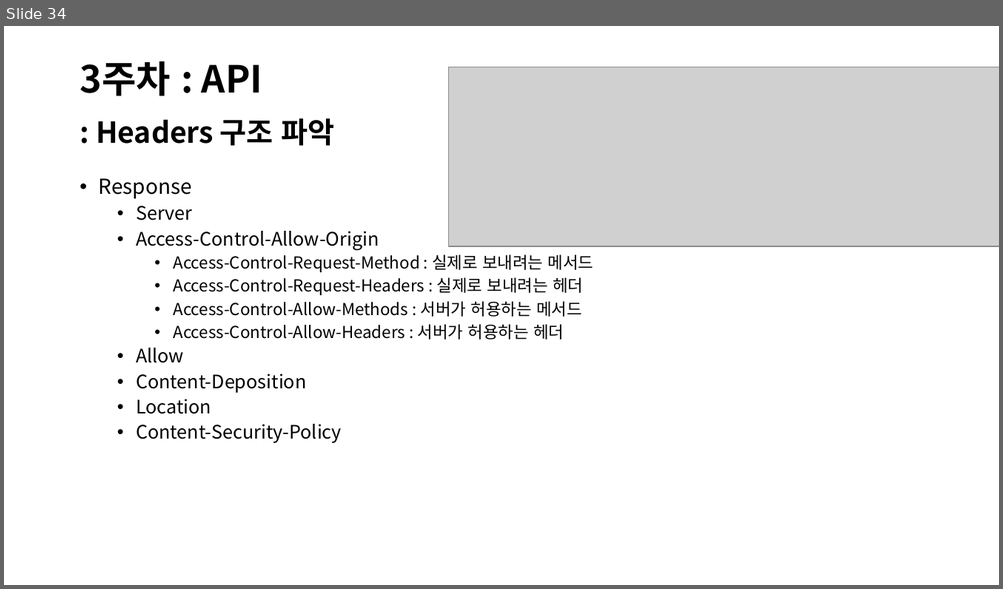
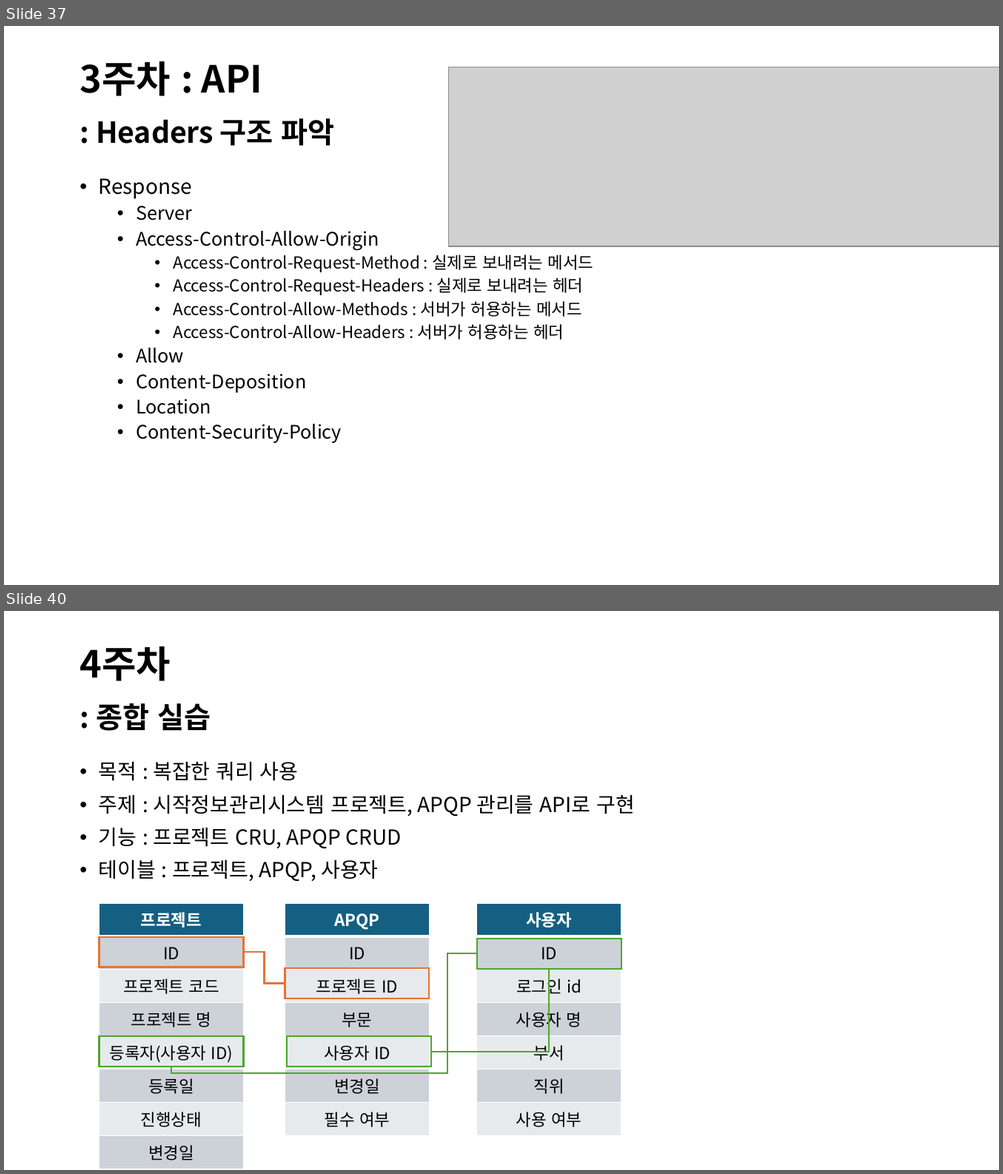
Before and after one commit to jiyoon-choii/Iochord_study_java-2024-, a slide deck: JAVA 프로젝트.pptx. Shown one above the other, each under a label of ours: slide 34 before the commit, slides 37 and 40 after it; the slides between them are not shown. The pictures are 1003x589 and 1003x1174 pixels, drawn with LibreOffice and Linux fonts; fonts in the diff are those of the drawing; grey boxes stand for pictures. Boxes give left, top, right and bottom in pixels: in the first picture for what was removed or moved away, otherwise in the second. Text is boxed around its words. In the diff, an @@ line names an element or a change of style, - is before the commit and + after.

```diff
--- a/JAVA 프로젝트.pptx
+++ b/JAVA 프로젝트.pptx
@@ slide 40 added at (4,611,999,1170), background #FFFFFF @@
@@ title added at (79,646,170,681), 36 pt, text #000000, bold @@
+4주차
@@ text added at (96,703,210,731), 28 pt, text #000000, bold @@
+: 종합 실습
@@ text added at (99,761,634,881), 20 pt, text #000000 @@
+• 목적 : 복잡한 쿼리 사용
+• 주제 : 시작정보관리시스템 프로젝트, APQP 관리를 API로 구현
+• 기능 : 프로젝트 CRU, APQP CRUD
+• 테이블 : 프로젝트, APQP, 사용자
@@ table added at (99,903,244,1170), 8 rows, 1 columns @@
+프로젝트
+ID
+프로젝트 코드
+프로젝트 명
+등록자(사용자 ID)
+등록일
+진행상태
+변경일
@@ table added at (285,903,430,1136), 7 rows, 1 columns @@
+APQP
+ID
+프로젝트 ID
+부문
+사용자 ID
+변경일
+필수 여부
@@ table added at (477,903,621,1136), 7 rows, 1 columns @@
+사용자
+ID
+로그인 id
+사용자 명
+부서
+직위
+사용 여부
@@ rectangle added at (99,937,244,967), outline #E97132 1.5 pt @@
@@ rectangle added at (477,940,621,969), outline #4EA72E 1.5 pt @@
@@ elbow line added from (171, 1067) to (477, 954), #4EA72E 1.5 pt @@
@@ elbow line added from (244, 953) to (285, 983), #E97132 1.5 pt @@
@@ rectangle added at (285,968,430,998), outline #E97132 1.5 pt @@
@@ elbow line added from (432, 1052) to (549, 969), #4EA72E 1.5 pt @@
@@ rectangle added at (99,1037,244,1067), outline #4EA72E 1.5 pt @@
@@ rectangle added at (287,1037,431,1067), outline #4EA72E 1.5 pt @@
@@ what was slide 34 is now slide 37 @@
```
Also in this commit, not shown: 11 slides changed, 5 other slides added, 18 other files.
